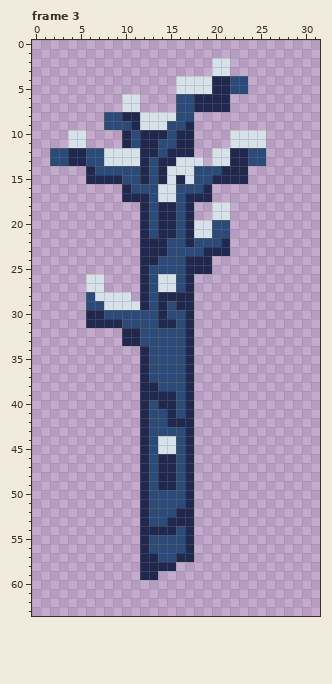
One commit to this pixel-art file: Assets/Sprites/Ground/Tree/Tree.aseprite. This is how it looked before the edit.
32x64 pixels, 3 frames. Shown: frame 3.
New version:
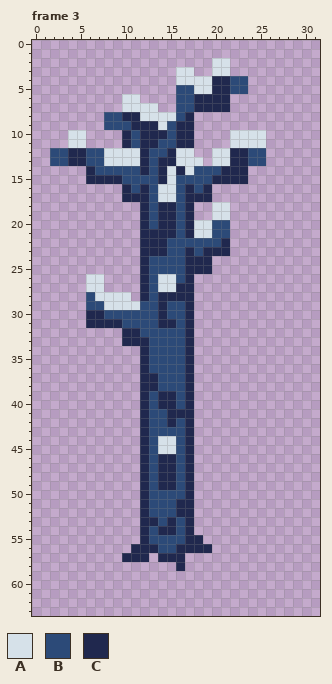
Palette (. is transparent): A #d6e1e9  B #2c4a78  C #20284e
What changed:
--- frame 3
@@ x 10..19 @@
  2 ..........
- 3 ..........
+ 3 ......AA..
  4 ......AAAA
- 5 ......AAAA
+ 5 ......BBAA
  6 AA....BBCC
- 7 AA....BBCC
- 8 CCAAAABB..
- 9 BCAAABBC..
+ 7 AAAA..BBCC
+ 8 CCAAAABC..
+ 9 BCCCABCC..
 10 CBCCCBCC..
 11 CBCCBBCC..
-12 AACCBCCC..
+12 AACBBCAA..
 13 AACBCCAAA.
-14 BBCBCAAABB
-15 BBCBCACABB
-16 CBBBAABBBC
+14 BBCBCACABB
+15 BBBBCABBBB
+16 CBCBAABCBC
 17 CCCBAABCCC
@@ x 10..19 @@
 20 ..CBCCBCAA
-21 ..CBCCBCAA
-22 ..CCCBBCBB
-23 ..CCCBBBBC
-24 ..CCBBBCCC
+21 ..CCCCBCAA
+22 ..CCCBBBBB
+23 ..CCCBBCBC
+24 ..CBBBBCCC
 25 ..CBBBBCCC
 26 ..CBAABC..
-27 ..CBAABC..
+27 ..CBAACC..
 28 A.CBCCCC..
-29 AACBCBCC..
+29 AABBCBBC..
 30 BBBBCBBC..
@@ x 10..14 @@
 32 CCBBB
-33 CCBBB
+33 CCCBB
 34 ..CBB
@@ x 11..18 @@
 36 .CBBBBC.
-37 .CBBBBC.
+37 .CCBBBC.
 38 .CCBBBC.
-39 .CCCCBC.
+39 .CBCCBC.
 40 .CBCCBC.
-41 .CBBCBC.
-42 .CBBCCC.
+41 .CBBCCC.
+42 .CBBCBC.
 43 .CBBBBC.
@@ x 8..21 @@
 50 ....CBBBBC....
-51 ....CBBBBC....
+51 ....CBBBCC....
 52 ....CBBBCC....
-53 ....CBBCCC....
-54 ....CCCCBC....
-55 ....CBBBBC....
-56 ....CBBBBC....
-57 ....CCBBCC....
-58 ....CCCC......
-59 ....CC........
+53 ....CCBCBC....
+54 ....CBCCBC....
+55 ....CBBBBCC...
+56 ...CCCBBCCCC..
+57 ..CCC.CCC.....
+58 ........C.....
+59 ..............
 60 ..............
